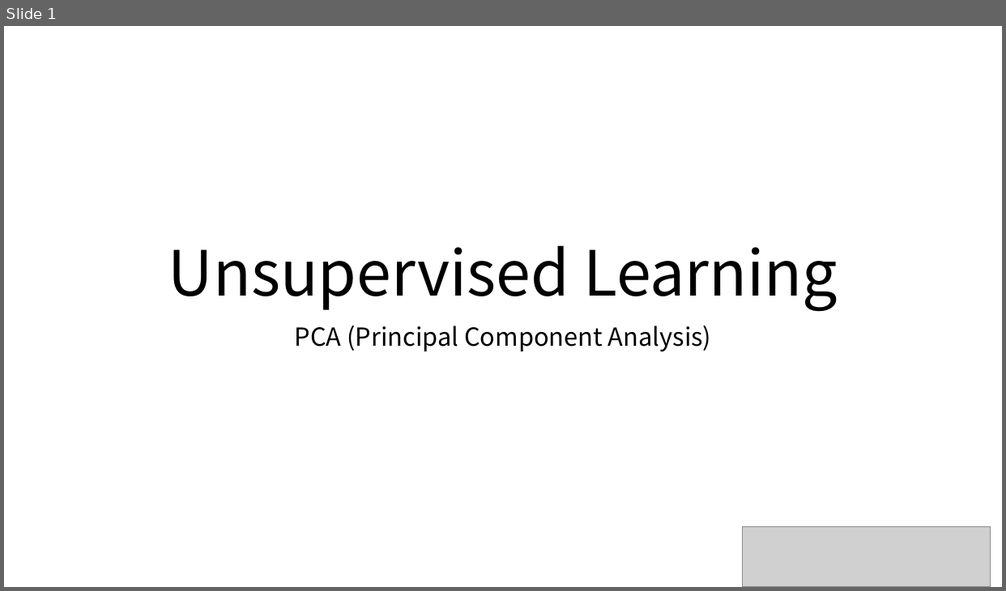
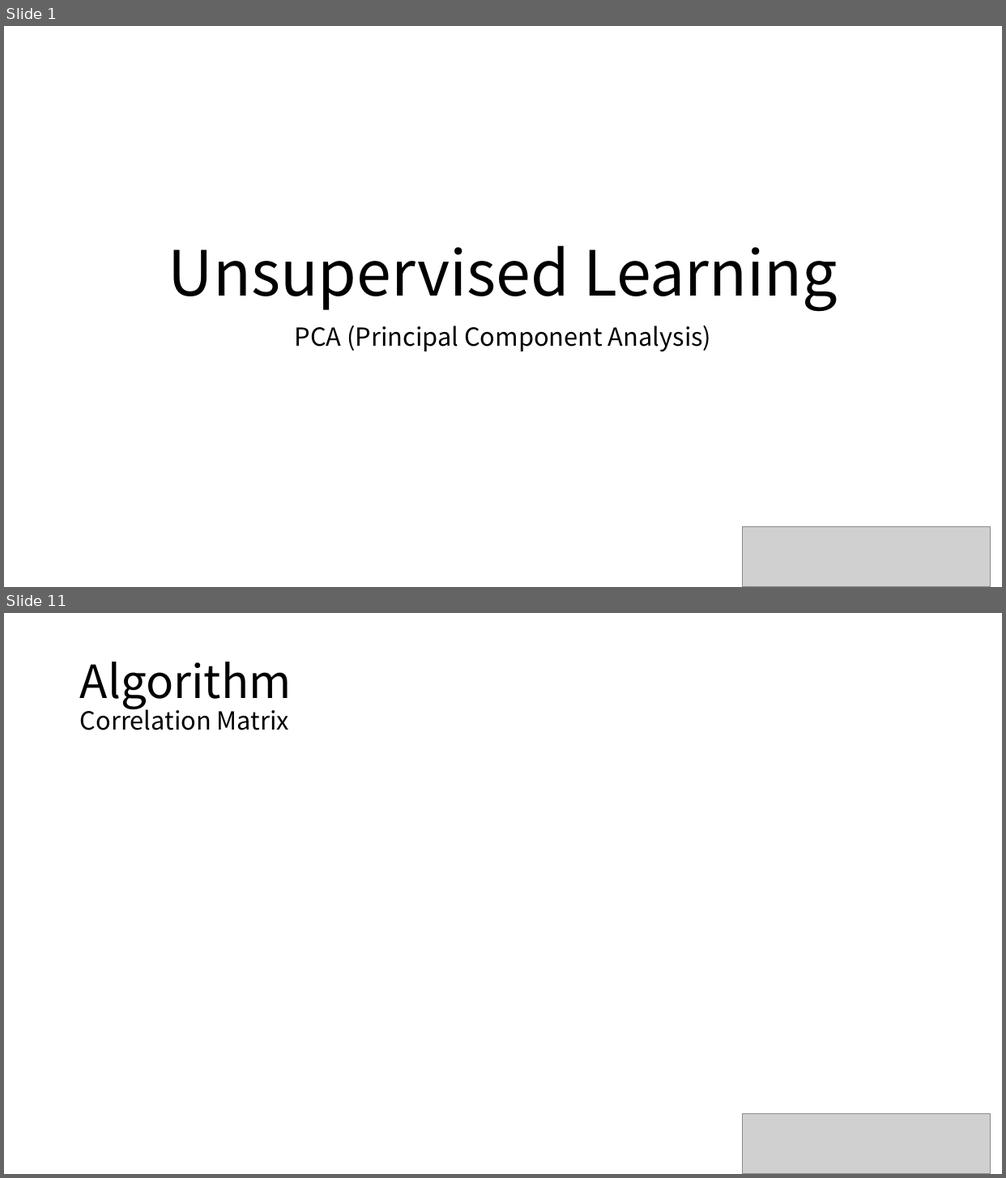
Before and after one commit to majorWallet/Machine_Learning_Algorithms_Library, a slide deck: 3-10_PCA.pptx. Shown one above the other, each under a label of ours: slide 1 before the commit, slides 1 and 11 after it; the slides between them are not shown. The pictures are 1006x591 and 1006x1178 pixels, drawn with LibreOffice and Linux fonts; fonts in the diff are those of the drawing; grey boxes stand for pictures. Boxes give left, top, right and bottom in pixels: in the first picture for what was removed or moved away, otherwise in the second. Text is boxed around its words. In the diff, an @@ line names an element or a change of style, - is before the commit and + after.

```diff
--- a/3-10_PCA.pptx
+++ b/3-10_PCA.pptx
@@ slide 11 added at <box>4,613,1002,1174</box>, background #FFFFFF @@
@@ title added at <box>80,662,292,730</box>, 24 pt, text #000000 @@
+Algorithm
+Correlation Matrix
@@ picture added at <box>742,1114,991,1174</box> @@
```
Also in this commit, not shown: 12 other slides added, 12 other files.
